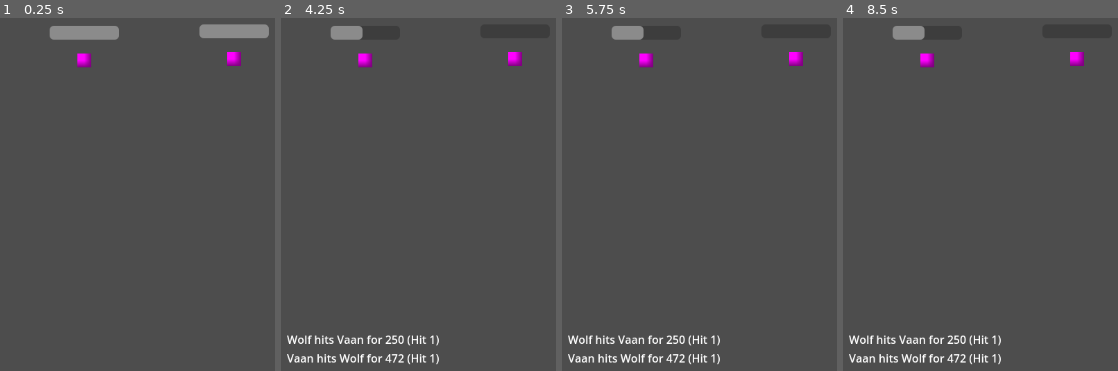
Above: before the commit, frames 1-4 (left to right).
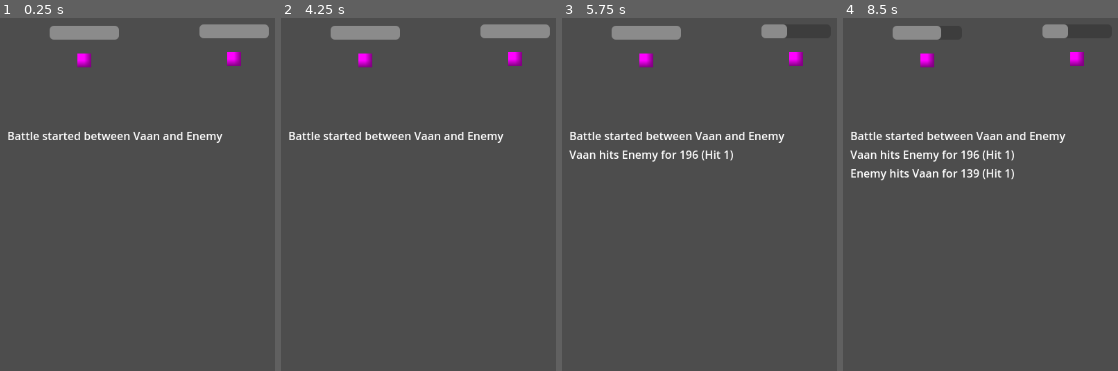
Above: after the commit, the same moments.

Repository: soapod/ff12combatdemo
Game: Godot game, scene res://scenes/BattleScene.tscn
The game is run twice, just before and just after one commit, with the same random seed, the same clock (stepped at 60 frames per second) and the same inputs.
Inputs:
- Up to frame 1 (0.25 s): no input
- Up to frame 2 (4.25 s): tap Enter at 0.5, 2, 3.5 s; tap Space at 1.25, 2.75 s
- Up to frame 3 (5.75 s): tap Space at 5 s
- Up to frame 4 (8.5 s): no input

The runs differ from the first frame. In frame 1, 0.9% of the frame differs, in the area x 2-82%, y 32-36%; in frame 2, 3.8%; in frame 3, 3.9%; in frame 4, 4.4%, in the area x 2-82%, y 1-99%.

Commit message:
6/3/25@1956
cleaned and commented. added logging of deaths

Diff:
--- a/data/Weapon.gd
+++ b/data/Weapon.gd
@@ -1,9 +1,12 @@
-# data/Weapon.gd
 extends Resource
 class_name Weapon
 
-@export var name: String = "Unnamed Weapon"
-@export var power: int = 10
-@export var combo_chance: float = 0.05
-@export var crit_chance: float = 0.05
-@export var crit_multiplier: float = 1.5
+# Represents a weapon resource that can be equipped by a combatant
+# Influences damage, critical hits, and combo chance
+
+@export var name: String = "Basic Sword"
+
+@export var power: float = 10.0           # Base weapon power used in attack formulas
+@export var crit_chance: float = 0.05     # Chance to land a critical hit (e.g. 5%)
+@export var crit_multiplier: float = 1.5  # Multiplier applied to damage if critical hit lands
+@export var combo_chance: float = 0.1     # Chance to chain another hit in a combo sequence
--- a/data/Weapon_Broadsword.tres
+++ b/data/Weapon_Broadsword.tres
@@ -5,6 +5,8 @@
 [resource]
 script = ExtResource("1_xtqhb")
 name = "Broadsword"
-power = 24
-combo_chance = 0.05
+power = 10.0
+crit_chance = 0.05
+crit_multiplier = 1.5
+combo_chance = 0.1
 metadata/_custom_type_script = "uid://cyn5f511n1ote"
--- a/scenes/BattleScene.tscn
+++ b/scenes/BattleScene.tscn
@@ -16,10 +16,14 @@
 script = ExtResource("3_ftvu5")
 
 [node name="ActionLog" type="VBoxContainer" parent="."]
-offset_left = 10.0
-offset_top = 497.0
-offset_right = 1130.0
-offset_bottom = 632.0
+anchors_preset = 2
+anchor_top = 1.0
+anchor_bottom = 1.0
+offset_left = 12.0
+offset_top = 203.0
+offset_right = 593.0
+offset_bottom = 636.0
+grow_vertical = 0
 size_flags_horizontal = 3
 
 [node name="LogTemplate" type="Label" parent="ActionLog"]
--- a/scripts/BattleManager.gd
+++ b/scripts/BattleManager.gd
@@ -1,23 +1,32 @@
-# scripts/BattleManager.gd
 extends Node
+class_name BattleManager
 
-var combatants: Array = []            # All characters in the battle
-var action_queue: Array = []          # Queue of CombatActions
+# Orchestrates combat flow between all entities on the battlefield
+
+# --- State ---
+var combatants: Array = []           # All entities participating in combat
+var action_queue: Array = []         # Queue of pending combat actions
 var is_processing_action: bool = false
 
-func _ready():
-	# Locate the player and enemy nodes in the scene tree
-	var player = get_node("../Player1")
-	var enemy = get_node("../Enemy1")
+# Called when the scene is ready
+func _ready() -> void:
+	# Reference initial combatants (assumes fixed names in the scene tree)
+	var player = get_parent().get_node("Player1")
+	var enemy = get_parent().get_node("Enemy1")
 
 	combatants = [player, enemy]
-	print("Battle started between %s and %s" % [player.display_name, enemy.display_name])
 
+	# Initial log entry
+	log_action("Battle started between %s and %s" % [
+		player.display_name,
+		enemy.display_name
+	])
+
+# Called every frame to manage combat flow
 func _process(delta: float) -> void:
 	if is_processing_action:
 		return
 
-	# Update CT for each living character
 	for entity in combatants:
 		if entity.is_alive:
 			entity.update_ct(delta)
@@ -29,27 +38,36 @@
 					queue_action(action)
 					entity.reset_ct()
 
-	# Execute next action in the queue
 	if action_queue.size() > 0:
 		var action = action_queue.pop_front()
 		is_processing_action = true
 		action.execute()
 		is_processing_action = false
 
-func queue_action(action):
+# Adds a new action to the queue
+func queue_action(action: CombatAction) -> void:
 	action_queue.append(action)
 
-func get_random_enemy_for(source):
+# Returns a random valid enemy target for the given source entity
+func get_random_enemy_for(source: CombatEntity) -> CombatEntity:
 	for entity in combatants:
 		if entity != source and entity.is_alive:
 			return entity
 	return null
 
+# Logs text to the ActionLog UI element
 func log_action(text: String) -> void:
 	var log_box = get_tree().get_current_scene().get_node("ActionLog")
+	if not log_box:
+		return
+
 	var template = log_box.get_node("LogTemplate")
+	if not template:
+		return
+
 	var new_entry = template.duplicate()
 	new_entry.text = text
 	new_entry.visible = true
+
 	log_box.add_child(new_entry)
 	log_box.move_child(new_entry, log_box.get_child_count() - 2)
--- a/scripts/CombatAction.gd
+++ b/scripts/CombatAction.gd
@@ -1,14 +1,24 @@
-# scripts/CombatAction.gd
-extends Resource
+extends RefCounted
 class_name CombatAction
 
-enum ActionType { ATTACK }
+# Represents a single combat action in battle (e.g., attack, spell, defend)
 
-var action_type: ActionType
+# Enumeration of possible action types
+enum ActionType { ATTACK, SPELL, DEFEND }
+
+# References to the entity performing the action and the target
 var source: CombatEntity
 var target: CombatEntity
-var payload := {}
+var type: ActionType
 
-func execute():
-	if source and target and action_type == ActionType.ATTACK:
-		source.perform_attack(target, payload)
+# Executes the action based on its type
+func execute() -> void:
+	match type:
+		ActionType.ATTACK:
+			source.perform_attack(target)
+		ActionType.SPELL:
+			# Placeholder for spell logic (to be implemented later)
+			pass
+		ActionType.DEFEND:
+			# Placeholder for defend logic (to be implemented later)
+			pass
--- a/scripts/CombatEntity.gd
+++ b/scripts/CombatEntity.gd
@@ -1,120 +1,109 @@
-# scripts/CombatEntity.gd
-extends Node
+extends Node2D
 class_name CombatEntity
 
-# --- Identity & Basics ---
+# Base class for all combat participants (players and enemies)
+
+# --- Identity & Vital Stats ---
 var display_name: String = "Unnamed"
 var level: int = 1
-
-# --- Core Stats ---
-var stats := {
+var stats: Dictionary = {
 	"hp": 100,
 	"max_hp": 100,
-	"mp": 30,
-	"max_mp": 30,
+	"mp": 0,
+	"max_mp": 0,
 	"strength": 10,
 	"magic": 10,
 	"speed": 10,
 	"vitality": 10
 }
 
-# --- Equipment placeholders ---
-var weapon: Resource = null
-var armor: Resource = null
-var accessory: Resource = null
+# --- Equipment ---
+var weapon: Weapon = null
+var armor: Resource = null        # Placeholder: future Armor system
+var accessory: Resource = null    # Placeholder: future Accessory system
 
-# --- Buffs / Status Effects ---
-var buffs := {}            # e.g. { "haste": true }
-var status_effects := {}   # e.g. { "blind": true }
-
-# --- Combat Timing ---
-var ct_timer: float = 0.0
-var ct_required: float = 3.5
-var ct_speed_multiplier: float = 1.0
+# --- Combat State ---
+var ct: float = 0.0               # Charge Time
 var is_ready: bool = false
 var is_alive: bool = true
 
-# --- Charge Time Update ---
+# Called every frame by the BattleManager to charge up
 func update_ct(delta: float) -> void:
 	if not is_alive:
 		return
 
 	var speed = stats.get("speed", 10)
-	var speed_factor = 100.0 / (100.0 + speed)
-	ct_timer += delta * ct_speed_multiplier * speed_factor
+	ct += delta * speed
 
-	if ct_timer >= ct_required:
+	if ct >= 100.0:
+		ct = 100.0
 		is_ready = true
 
+# Resets CT after an action is performed
 func reset_ct() -> void:
-	ct_timer = 0.0
+	ct = 0.0
 	is_ready = false
 
-# --- Defense Accessor ---
-func get_total_defense() -> int:
-	return armor.defense if armor != null and armor.has("defense") else 0
+# Applies damage to this entity
+func take_damage(amount: float) -> void:
+	stats["hp"] -= amount
+	if stats["hp"] <= 0:
+		stats["hp"] = 0
+		is_alive = false
+		# TODO: Handle death animation or removal if needed
 
-# --- Damage Logic ---
-func take_damage(amount: int) -> void:
-	stats["hp"] = max(0, stats["hp"] - amount)
-	if stats["hp"] <= 0:
-		die()
+		# Log death to battle log
+		var battle_manager = get_tree().get_current_scene().get_node("BattleManager")
+		if battle_manager and battle_manager.has_method("log_action"):
+			battle_manager.log_action("%s has fallen!" % display_name)
 
-func heal(amount: int) -> void:
-	stats["hp"] = min(stats["max_hp"], stats["hp"] + amount)
-
-func die() -> void:
-	is_alive = false
-	print("%s has been defeated." % display_name)
-
-# --- Basic Attack with Combo Support ---
-func perform_attack(target: CombatEntity, payload := {}) -> void:
-	if not is_alive or not target.is_alive:
+# Performs an attack against another CombatEntity
+func perform_attack(target: CombatEntity) -> void:
+	if weapon == null or not target.is_alive:
 		return
 
-	var combo_enabled = payload.has("combo_enabled") and payload["combo_enabled"]
-	var combo_count = 0
-	var keep_going = true
-	var max_hits = 12
+	var combo_count = 1
 
-	while keep_going and combo_count < max_hits and target.is_alive:
-		combo_count += 1
+	while true:
+		var weapon_power = weapon.power
+		var base = (weapon_power * (stats.get("strength", 10) + level)) / 2.0
+		var variance = randf_range(1.0, 1.125)
+		var damage = base * variance
 
-		var weapon_power = weapon.power if weapon != null else 10
-		var combo_rate = weapon.combo_chance if weapon != null else 0.0
-		combo_rate += 0.01 * (stats.get("speed", 10) / 10.0)
-
-		var base_damage = (weapon_power * (stats.get("strength", 10) + level)) / 2.0
-		var variance = randf_range(1.0, 1.125)
-		var damage = base_damage * variance
-
-		# 🔥 Critical hit?
+		# Critical hit check
 		var is_crit = false
-		if weapon != null and randf() < weapon.crit_chance:
+		if randf() < weapon.crit_chance:
 			damage *= weapon.crit_multiplier
 			is_crit = true
 
-		damage -= target.get_total_defense()
-		target.take_damage(max(1, round(damage)))
+		target.take_damage(damage)
 
-		# 📝 Log it to the screen
-		var log_text = "%s hits %s for %d%s (Hit %d)" % [display_name,target.display_name,damage," CRITICAL!" if is_crit else "",combo_count]
+		# Logging the attack
+		var log_text = "%s hits %s for %d%s (Hit %d)" % [
+			display_name,
+			target.display_name,
+			damage,
+			" CRITICAL!" if is_crit else "",
+			combo_count
+		]
+
 		var battle_manager = get_tree().get_current_scene().get_node("BattleManager")
 		if battle_manager and battle_manager.has_method("log_action"):
 			battle_manager.log_action(log_text)
 
+		if not target.is_alive:
+			break
 
-		if not combo_enabled:
+		# Combo continuation check
+		if randf() > weapon.combo_chance:
 			break
-		keep_going = randf() < combo_rate
 
-	print("Combo ended after %d hit(s)." % combo_count)
+		combo_count += 1
 
-# --- Generate CombatAction (used by BattleManager) ---
+# Generates a combat action targeting another entity
 func generate_attack_action(target: CombatEntity) -> CombatAction:
 	var action = CombatAction.new()
-	action.action_type = CombatAction.ActionType.ATTACK
 	action.source = self
 	action.target = target
-	action.payload = { "combo_enabled": true }
+	action.type = CombatAction.ActionType.ATTACK
 	return action
--- a/scripts/Enemy.gd
+++ b/scripts/Enemy.gd
@@ -1,25 +1,32 @@
-# scripts/Enemy.gd
-extends "res://scripts/CombatEntity.gd"
+extends CombatEntity
+class_name Enemy
 
-func _ready():
-	display_name = "Wolf"
-	level = 8
+# Represents an AI-controlled enemy combatant
+# Inherits all base stats, CT, attack logic, etc. from CombatEntity
+
+func _ready() -> void:
+	display_name = "Enemy"
+	level = 10
+
+	# Example stats — override per enemy type or prefab
 	stats = {
 		"hp": 300,
 		"max_hp": 300,
 		"mp": 0,
 		"max_mp": 0,
-		"strength": 18,
-		"magic": 0,
-		"speed": 15,
+		"strength": 16,
+		"magic": 8,
+		"speed": 12,
 		"vitality": 8
 	}
 
-func _process(delta):
+	# Equip a weapon (adjust per enemy)
+	weapon = preload("res://data/Weapon_Broadsword.tres")
+	armor = null
+	accessory = null
+
+func _process(delta: float) -> void:
+	# Simple real-time HP bar update
 	var hp_bar = get_node("HPBar")
 	hp_bar.max_value = stats["max_hp"]
 	hp_bar.value = stats["hp"]
-
-	weapon = preload("res://data/Weapon_Claws.tres")
-	armor = null
-	accessory = null
--- a/scripts/PlayerCharacter.gd
+++ b/scripts/PlayerCharacter.gd
@@ -1,9 +1,14 @@
-# scripts/PlayerCharacter.gd
-extends "res://scripts/CombatEntity.gd"
+extends CombatEntity
+class_name PlayerCharacter
 
-func _ready():
+# Represents a player-controlled character
+# Inherits all stats, charge time, and attack logic from CombatEntity
+
+func _ready() -> void:
 	display_name = "Vaan"
 	level = 12
+
+	# Player stats — adjust per character
 	stats = {
 		"hp": 450,
 		"max_hp": 450,
@@ -15,11 +20,13 @@
 		"vitality": 10
 	}
 
-func _process(delta):
+	# Initial equipment (can later be swapped via UI or inventory system)
+	weapon = preload("res://data/Weapon_Broadsword.tres")
+	armor = null
+	accessory = null
+
+func _process(delta: float) -> void:
+	# Simple real-time HP bar update
 	var hp_bar = get_node("HPBar")
 	hp_bar.max_value = stats["max_hp"]
 	hp_bar.value = stats["hp"]
-
-	weapon = preload("res://data/Weapon_Broadsword.tres")
-	armor = null
-	accessory = null
